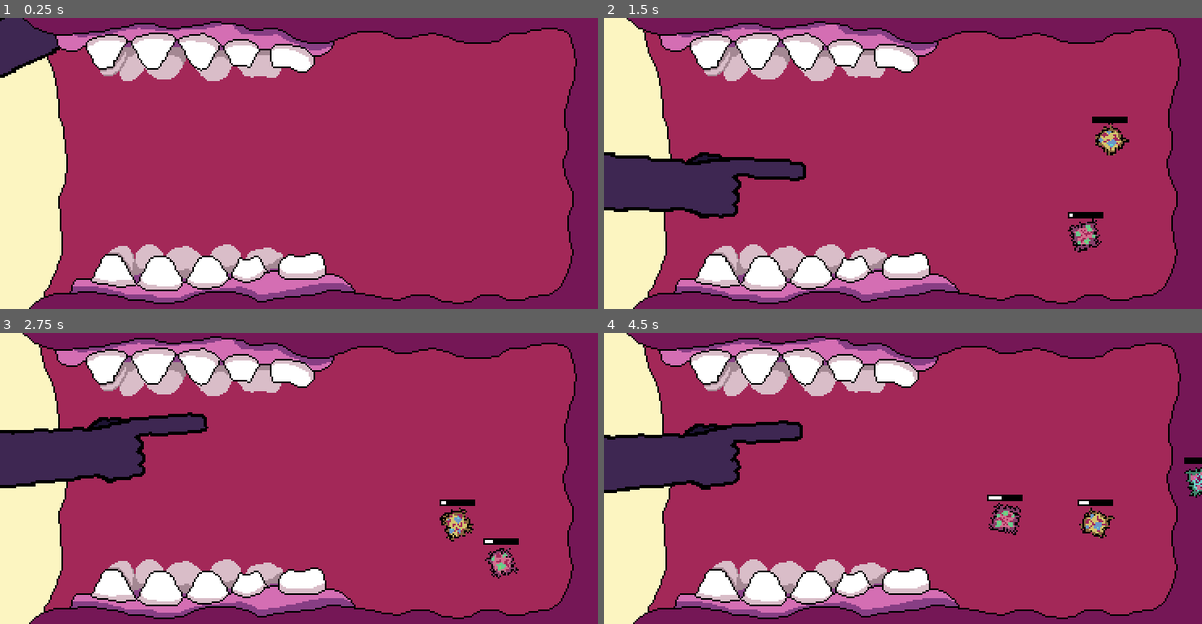
Above: before the commit, frames 1-4 (two rows, left to right).
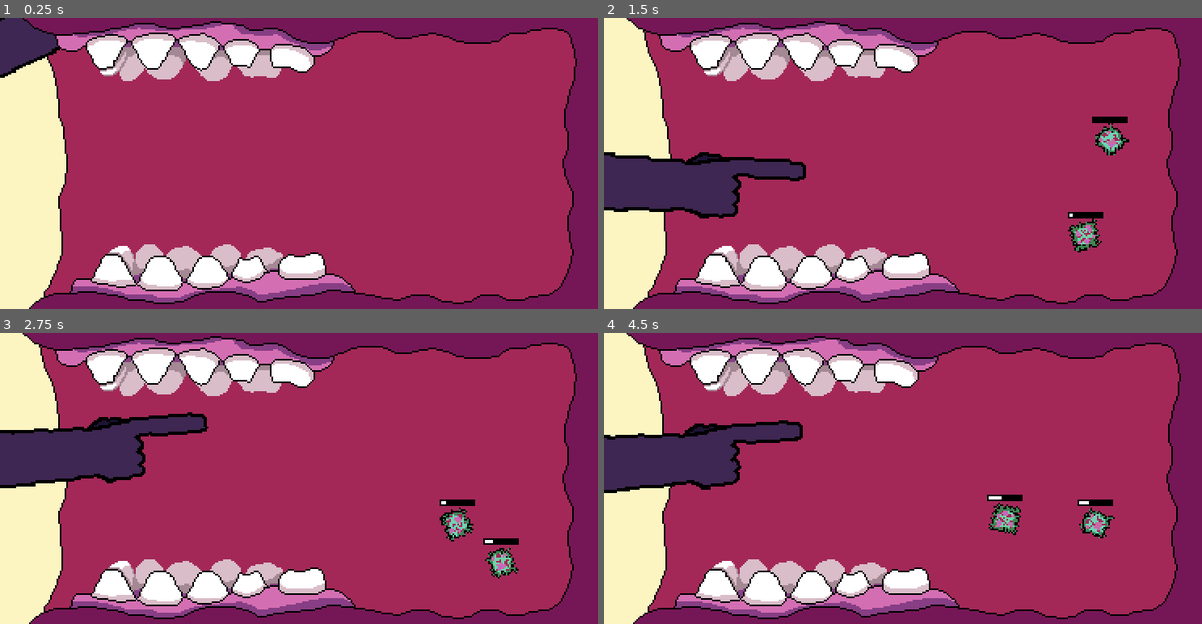
Above: after the commit, the same moments.

Repository: mOtHNOg/Godot-Wild-Jam--35
Game: Godot game, scene res://scenes/Mouth.tscn
Two runs of this game, one before a commit and one after it. Both use one fixed random seed, a clock stepped at 60 frames per second and the inputs below.
Inputs (mouse positions are in pixels of both pictures, inside the frame that each line leads up to):
- Up to frame 1 (0.25 s): no input
- Up to frame 2 (1.5 s): move the mouse to (1034, 148) at 0.52 s; hold W (up) 0.53-1.28 s; hold Right (right) from 0.53 s (still down); click (1034, 148) at 0.6 s; move the mouse to (783, 178) at 1.27 s; tap W (up) at 1.35 s
- Up to frame 3 (2.75 s): tap W (up) at 1.52, 1.82 s; click (179, 493) at 1.55 s; move the mouse to (358, 414) at 2.02 s; release Right (right) at 2.03 s; hold A (left) from 2.03 s (still down); hold W (up) from 2.03 s (still down); click (358, 414) at 2.1 s
- Up to frame 4 (4.5 s): move the mouse to (873, 536) at 2.77 s; release A (left) at 2.78 s; release W (up) at 2.78 s; hold Right (right) 2.78-4.28 s; click (873, 536) at 2.85 s; tap W (up) at 3.02, 3.32 s; move the mouse to (1082, 522) at 3.52 s; hold W (up) 3.53-4.28 s; move the mouse to (723, 434) at 4.27 s; hold A (left) from 4.28 s (still down); click (723, 434) at 4.35 s

The runs differ from the first frame. In frame 1, less than 0.1% of the frame differs, in the area x 16-26%, y 17-82%; in frame 2, 0.5%; in frame 3, 0.5%; in frame 4, 0.8%, in the area x 16-100%, y 17-82%.

Commit message:
shielded bacteria

Diff:
--- a/project.godot
+++ b/project.godot
@@ -107,3 +107,4 @@
 vram_compression/import_etc=true
 vram_compression/import_etc2=false
 environment/default_environment="res://default_env.tres"
+quality/dynamic_fonts/use_oversampling=false
--- a/scenes/Arm.tscn
+++ b/scenes/Arm.tscn
@@ -1,17 +1,26 @@
-[gd_scene load_steps=4 format=2]
+[gd_scene load_steps=5 format=2]
 
 [ext_resource path="res://scripts/Arm.gd" type="Script" id=1]
 [ext_resource path="res://assets/art/probably living objects/arm.png" type="Texture" id=2]
+[ext_resource path="res://assets/sound/sfx/poke.wav" type="AudioStream" id=3]
 
 [sub_resource type="RectangleShape2D" id=1]
 extents = Vector2( 22, 6 )
 
-[node name="Arm" type="Node2D"]
+[node name="Arm" type="Node2D" groups=[
+"has_disabled_property",
+]]
 position = Vector2( -176, 84 )
 script = ExtResource( 1 )
 
+[node name="ArmSprite" type="Sprite" parent="."]
+modulate = Color( 0.243137, 0.152941, 0.321569, 1 )
+position = Vector2( 42, 8 )
+texture = ExtResource( 2 )
+
 [node name="Finger" type="Area2D" parent="."]
 position = Vector2( 292, -4 )
+collision_mask = 2
 
 [node name="CollisionShape2D" type="CollisionShape2D" parent="Finger"]
 position = Vector2( -14, 0 )
@@ -19,10 +28,10 @@
 
 [node name="Tween" type="Tween" parent="."]
 
-[node name="ArmSprite" type="Sprite" parent="."]
-modulate = Color( 0.243137, 0.152941, 0.321569, 1 )
-position = Vector2( 42, 8 )
-texture = ExtResource( 2 )
+[node name="SFX" type="Node" parent="."]
+
+[node name="Poke" type="AudioStreamPlayer" parent="SFX"]
+stream = ExtResource( 3 )
 
 [connection signal="area_entered" from="Finger" to="." method="_on_Finger_area_entered"]
 [connection signal="tween_completed" from="Tween" to="." method="_on_Tween_tween_completed"]
--- a/scenes/Bacteria.tscn
+++ b/scenes/Bacteria.tscn
@@ -1,9 +1,22 @@
-[gd_scene load_steps=11 format=2]
+[gd_scene load_steps=26 format=2]
 
 [ext_resource path="res://scripts/Bacteria.gd" type="Script" id=1]
 [ext_resource path="res://assets/art/probably living objects/bacteria/bacteria0000.png" type="Texture" id=2]
 [ext_resource path="res://assets/art/probably living objects/bacteria/bacteria0002.png" type="Texture" id=3]
 [ext_resource path="res://assets/art/probably living objects/bacteria/bacteria0001.png" type="Texture" id=4]
+[ext_resource path="res://assets/art/probably living objects/bacteria/death0003.png" type="Texture" id=5]
+[ext_resource path="res://assets/art/probably living objects/bacteria/death0000.png" type="Texture" id=6]
+[ext_resource path="res://assets/art/probably living objects/bacteria/death0001.png" type="Texture" id=7]
+[ext_resource path="res://assets/art/probably living objects/bacteria/death0002.png" type="Texture" id=8]
+[ext_resource path="res://assets/art/probably living objects/bacteria/death0004.png" type="Texture" id=9]
+[ext_resource path="res://assets/art/probably living objects/bacteria/death0005.png" type="Texture" id=10]
+[ext_resource path="res://assets/art/probably living objects/bacteria/death0006.png" type="Texture" id=11]
+[ext_resource path="res://assets/sound/sfx/bacteria die.wav" type="AudioStream" id=12]
+[ext_resource path="res://assets/art/probably living objects/bacteria/bacteria shield/shield0003.png" type="Texture" id=13]
+[ext_resource path="res://assets/sound/sfx/shield destroy.wav" type="AudioStream" id=14]
+[ext_resource path="res://assets/art/probably living objects/bacteria/bacteria shield/shield0001.png" type="Texture" id=18]
+[ext_resource path="res://assets/art/probably living objects/bacteria/bacteria shield/shield0000.png" type="Texture" id=19]
+[ext_resource path="res://assets/art/probably living objects/bacteria/bacteria shield/shield0002.png" type="Texture" id=20]
 
 [sub_resource type="Shader" id=5]
 code = "shader_type canvas_item;
@@ -52,11 +65,32 @@
 
 [sub_resource type="SpriteFrames" id=4]
 animations = [ {
+"frames": [ ExtResource( 6 ), ExtResource( 7 ), ExtResource( 8 ), ExtResource( 5 ), ExtResource( 9 ), ExtResource( 10 ), ExtResource( 11 ) ],
+"loop": true,
+"name": "death",
+"speed": 10.0
+}, {
 "frames": [ ExtResource( 2 ), ExtResource( 4 ), ExtResource( 3 ) ],
 "loop": true,
 "name": "default",
 "speed": 3.0
 } ]
+
+[sub_resource type="SpriteFrames" id=7]
+animations = [ {
+"frames": [ ExtResource( 19 ), ExtResource( 18 ), ExtResource( 20 ), ExtResource( 13 ) ],
+"loop": true,
+"name": "die",
+"speed": 15.0
+}, {
+"frames": [ ExtResource( 19 ) ],
+"loop": true,
+"name": "default",
+"speed": 1.0
+} ]
+
+[sub_resource type="CircleShape2D" id=8]
+radius = 13.5
 
 [sub_resource type="RectangleShape2D" id=1]
 extents = Vector2( 6, 6 )
@@ -68,16 +102,26 @@
 bg_color = Color( 0, 0, 0, 1 )
 
 [node name="Bacteria" type="Area2D"]
+collision_layer = 2
 script = ExtResource( 1 )
 
-[node name="AnimatedSprite" type="AnimatedSprite" parent="."]
+[node name="BacteriaSprite" type="AnimatedSprite" parent="."]
 material = SubResource( 6 )
 frames = SubResource( 4 )
 frame = 1
 playing = true
 
+[node name="Shield" type="Area2D" parent="."]
+collision_layer = 2
+
+[node name="ShieldSprite" type="AnimatedSprite" parent="Shield"]
+frames = SubResource( 7 )
+playing = true
+
+[node name="CollisionShape2D" type="CollisionShape2D" parent="Shield"]
+shape = SubResource( 8 )
+
 [node name="CollisionShape2D" type="CollisionShape2D" parent="."]
-visible = false
 shape = SubResource( 1 )
 
 [node name="Timers" type="Node" parent="."]
@@ -94,7 +138,9 @@
 [node name="MoveDelayTimer" type="Timer" parent="Timers"]
 one_shot = true
 
-[node name="ProgressBarBackground" type="ColorRect" parent="."]
+[node name="ExplodeProgressBar" type="Node2D" parent="."]
+
+[node name="Background" type="ColorRect" parent="ExplodeProgressBar"]
 margin_left = -11.0
 margin_top = -15.0
 margin_right = 11.0
@@ -104,7 +150,7 @@
 "_edit_use_anchors_": false
 }
 
-[node name="ExplodeProgressBar" type="ProgressBar" parent="."]
+[node name="ProgressBar" type="ProgressBar" parent="ExplodeProgressBar"]
 margin_left = -10.0
 margin_top = -14.0
 margin_right = 10.0
@@ -117,6 +163,15 @@
 "_edit_use_anchors_": false
 }
 
+[node name="SFX" type="Node" parent="."]
+
+[node name="Die" type="AudioStreamPlayer" parent="SFX"]
+stream = ExtResource( 12 )
+
+[node name="ShieldDestroy" type="AudioStreamPlayer" parent="SFX"]
+stream = ExtResource( 14 )
+
+[connection signal="area_entered" from="Shield" to="." method="_on_Shield_area_entered"]
 [connection signal="timeout" from="Timers/ExplodeStartDelay" to="." method="_on_ExplodeStartDelay_timeout"]
 [connection signal="timeout" from="Timers/ExplodeTimer" to="." method="_on_ExplodeTimer_timeout"]
 [connection signal="timeout" from="Timers/MoveDelayTimer" to="." method="_on_MoveDelayTimer_timeout"]
--- a/scenes/Mouth.tscn
+++ b/scenes/Mouth.tscn
@@ -12,6 +12,7 @@
 
 [node name="mouth" type="Sprite" parent="."]
 position = Vector2( 180, 90 )
+z_index = -1
 texture = ExtResource( 4 )
 
 [node name="BacteriaParent" type="Node" parent="."]
@@ -20,11 +21,12 @@
 position = Vector2( 416, 90 )
 min_spawn_time = 2
 max_spawn_time = 6
+auto_start = true
 bacteria_move_area_boundaries = [ Vector2( 176, 40 ), Vector2( 336, 160 ) ]
-auto_start = true
 
 [node name="Arm" parent="." instance=ExtResource( 2 )]
 
 [node name="MouthForeground" type="Sprite" parent="."]
 position = Vector2( 180, 90 )
+z_index = 1
 texture = ExtResource( 3 )
--- a/scenes/WallObject.tscn
+++ b/scenes/WallObject.tscn
@@ -2,7 +2,9 @@
 
 [ext_resource path="res://scripts/WallObject.gd" type="Script" id=1]
 
-[node name="WallObject" type="KinematicBody2D"]
+[node name="WallObject" type="KinematicBody2D" groups=[
+"has_disabled_property",
+]]
 input_pickable = true
 collision_mask = 2
 script = ExtResource( 1 )
--- a/scripts/Arm.gd
+++ b/scripts/Arm.gd
@@ -3,6 +3,10 @@
 # node references
 onready var tween = $Tween
 onready var finger = $Finger
+onready var sfx_poke = $SFX/Poke
+
+var disabled: bool = false
+var has_toothbrush: bool = false
 
 const rotation_speed = 10
 const arm_extend_time = 0.2
@@ -22,38 +26,41 @@
 signal collided_with_bacteria
 
 func _physics_process(delta):
+	if disabled == false:
+		mouse_pos = get_global_mouse_position()
+		angle_to_mouse_pos = (mouse_pos - rest_pos).angle()
+		direction_to_mouse_pos = rest_pos.direction_to(mouse_pos)
 
-	mouse_pos = get_global_mouse_position()
-	angle_to_mouse_pos = (mouse_pos - rest_pos).angle()
-	direction_to_mouse_pos = rest_pos.direction_to(mouse_pos)
+		# points towards mouse pos smoothly
+		global_rotation = lerp_angle(global_rotation, angle_to_mouse_pos, rotation_speed * delta)
 
-	# points towards mouse pos smoothly
-	global_rotation = lerp_angle(global_rotation, angle_to_mouse_pos, rotation_speed * delta)
+		# only lets you poke if your mouse is to the right of the finger (because it makes sense)
+		if Input.is_action_just_pressed("left_click") and mouse_pos.x > finger.global_position.x:
 
-	# only lets you poke if your mouse is to the right of the finger (because it makes sense)
-	if Input.is_action_just_pressed("left_click") and mouse_pos.x > finger.global_position.x:
+			# only lets you poke if you are retracted enough
+			if position.distance_to(rest_pos) < retracted_distance_to_rest_pos:
+				poke()
 
-		# only lets you poke if you are retracted enough
-		if position.distance_to(rest_pos) < retracted_distance_to_rest_pos:
-			poke()
+			# if you click while not retracted you will buffer a poke for once you are retracted
+			else:
+				poke_buffer_time_left = poke_buffer_time
 
-		# if you click while not retracted you will buffer a poke for once you are retracted
-		else:
-			poke_buffer_time_left = poke_buffer_time
+		if poke_buffer_time_left > 0:
+			poke_buffer_time_left -= 1
 
-	if poke_buffer_time_left > 0:
-		poke_buffer_time_left -= 1
+			if position.distance_to(rest_pos) < retracted_distance_to_rest_pos:
+				print(poke_buffer_time_left)
+				poke_buffer_time_left = 0
+				poke()
 
-		if position.distance_to(rest_pos) < retracted_distance_to_rest_pos:
-			print(poke_buffer_time_left)
-			poke_buffer_time_left = 0
-			poke()
-
-	if extending == false:
-		position = lerp(position, rest_pos, arm_retract_speed * delta)
+		if extending == false:
+			position = lerp(position, rest_pos, arm_retract_speed * delta)
 
 func poke() -> void:
 	extending = true
+
+	sfx_poke.pitch_scale = rand_range(0.833, 1.167)
+	sfx_poke.play()
 
 	var extended_position: Vector2 = rest_pos + direction_to_mouse_pos * ( finger.global_position.distance_to(mouse_pos) + additional_extend_distance )
 	tween.remove_all()
@@ -70,9 +77,8 @@
 	extending = false
 
 func _on_Finger_area_entered(area):
-	if area is Bacteria:
-		if extending == true:
-			stop_poke()
+	if extending == true:
+		stop_poke()
 
-			connect("collided_with_bacteria", area, "_on_finger_collision")
-			emit_signal("collided_with_bacteria")
+		connect("collided_with_bacteria", area, "_on_finger_collision")
+		emit_signal("collided_with_bacteria", has_toothbrush)
--- a/scripts/Bacteria.gd
+++ b/scripts/Bacteria.gd
@@ -5,8 +5,15 @@
 onready var explode_timer_delay = $Timers/ExplodeStartDelay
 onready var explode_timer = $Timers/ExplodeTimer
 onready var move_delay_timer = $Timers/MoveDelayTimer
-onready var explode_progress_bar = $ExplodeProgressBar
-onready var sprite = $AnimatedSprite
+onready var explode_progress_bar_parent = $ExplodeProgressBar
+onready var explode_progress_bar = $ExplodeProgressBar/ProgressBar
+onready var progress_bar_background = $ExplodeProgressBar/Background
+onready var sprite = $BacteriaSprite
+onready var collision = $CollisionShape2D
+onready var shield = $Shield
+onready var shield_sprite = $Shield/ShieldSprite
+onready var sfx_die = $SFX/Die
+onready var sfx_shield_destroy = $SFX/ShieldDestroy
 
 # bacteria will move to random positions within these vectors
 var move_area_boundaries = [Vector2(), Vector2()]
@@ -15,10 +22,12 @@
 var shielded: bool = false
 var explosive: bool = false
 
+const shielded_progress_bar_offset = Vector2(0, -5)
+
 # movement variables
 const min_speed = 90
 const max_speed = 180
-var random_speed = rand_range(min_speed, max_speed)
+onready var random_speed = rand_range(min_speed, max_speed)
 
 var move_pos: Vector2
 var movement_direction: Vector2
@@ -31,9 +40,9 @@
 
 # visual stuff
 onready var unique_sprite_material = sprite.material.duplicate()
-var sprite_rotation_speed = random_speed * 2
+onready var sprite_rotation_speed = random_speed * 2
 var possible_rotation_directions = [-1, 1]
-var random_rotation_direction = possible_rotation_directions[int(rand_range(0, possible_rotation_directions.size()))]
+onready var random_rotation_direction = possible_rotation_directions[int(rand_range(0, possible_rotation_directions.size()))]
 
 signal exploded
 
@@ -43,9 +52,28 @@
 
 	explode_timer.wait_time = int(rand_range(min_explode_time, max_explode_time))
 
+	# set random sprite startign rotation (so there's more variety)
 	sprite.rotation_degrees = rand_range(0, 360)
-	sprite.material = unique_sprite_material
-	sprite.material.set_shader_param("Shift_Hue", rand_range(0, 255))
+
+	if shielded == true:
+		shield_sprite.show()
+
+		# disable collision for bacteria so it will only hit shield collision
+		collision.set_deferred("disabled", true)
+		explode_progress_bar_parent.position += shielded_progress_bar_offset
+
+	else:
+		shield.queue_free()
+
+	# if explosive it is all black
+	if explosive == true:
+		sprite.modulate = Color(0, 0, 0, 1)
+
+	# if not explosive gives sprite a random hue
+	else:
+		var random_hue = randf()
+		sprite.material = unique_sprite_material
+		sprite.material.set_shader_param("Shift_Hue", random_hue)
 
 	set_movement_to_random_pos()
 
@@ -86,8 +114,30 @@
 func explode() -> void:
 	Global.screen_flash(Global.mouth, 0.167, Color(1, 1, 1, 0.75))
 	emit_signal("exploded")
+	queue_free()
 
 func die() -> void:
+
+	# hide hud
+	progress_bar_background.hide()
+	explode_progress_bar.hide()
+
+	# stop stuff that will get in the way
+	explode_timer.stop()
+	collision.set_deferred("disabled", true)
+
+	# play sound at random pitch
+	sfx_die.pitch_scale = rand_range(0.833, 1.167)
+	sfx_die.stop()
+	sfx_die.play()
+
+	# set animation and stop it from moving and spinning
+	sprite.animation = "death"
+	random_speed = 0
+	sprite_rotation_speed = 0
+	sprite.rotation_degrees = 0
+
+	yield(sprite, "animation_finished")
 	queue_free()
 
 func _on_ExplodeStartDelay_timeout() -> void:
@@ -95,16 +145,30 @@
 
 func _on_ExplodeTimer_timeout() -> void:
 	explode()
-	queue_free()
 
 func _on_MoveDelayTimer_timeout() -> void:
 	set_movement_to_random_pos()
 
-func _on_finger_collision() -> void:
-	if explosive == true:
-		explode()
-		die()
-	elif shielded == false:
-		die()
+func _on_finger_collision(poked_with_toothbrush: bool) -> void:
+	if poked_with_toothbrush == true:
+		pass
 	else:
-		shielded = false
+		if explosive == true:
+			explode()
+		else:
+			die()
+
+func _on_Shield_area_entered(area):
+	var arm: Node2D = area.get_parent()
+	if arm.extending == true:
+		# re enable bacteria collision
+		collision.set_deferred("disabled", false)
+
+		#	sfx_shield_destroy.pitch_scale = rand_range(0.833, 1.167)
+		sfx_shield_destroy.play()
+
+		shield_sprite.animation = "die"
+		yield(shield_sprite, "animation_finished")
+		shield.queue_free()
+
+		explode_progress_bar_parent.position -= shielded_progress_bar_offset
--- a/scripts/BacteriaSpawner.gd
+++ b/scripts/BacteriaSpawner.gd
@@ -6,10 +6,20 @@
 
 const Bacteria = preload("res://scenes/Bacteria.tscn")
 
+var spawn_data: Dictionary = {
+	"min_spawn_time" : 2,
+	"max_spawn_time" : 3,
+	"shielded_chance" : 0,
+	"armored_chance" : 0
+}
+
+var phase_2_data: Dictionary
+
 export var min_spawn_time: int
 export var max_spawn_time: int
+
+export var auto_start: bool = false
 export var bacteria_move_area_boundaries = [Vector2(), Vector2()]
-export var auto_start: bool = false
 
 func _ready():
 	if auto_start == true:
@@ -18,7 +28,7 @@
 func start() -> void:
 	spawn_bacteria()
 
-	# int() makes it so bacteria only spawn precisely on a second
+	# bacteria only spawn precisely on a second
 	spawn_timer.wait_time = int(rand_range(min_spawn_time, max_spawn_time))
 	spawn_timer.start()
 
--- a/scripts/Global.gd
+++ b/scripts/Global.gd
@@ -8,11 +8,12 @@
 var wall: Node2D
 
 # control
-onready var current_view: Node = get_node("/root/SceneManager/Active/Mouth")
+onready var current_view: Node = get_node("/root/SceneManager/Mouth")
 var picked_up_wall_object: WallObject = null
 
 # options
 var flash_effects: bool = true
+
 
 # built in functions
 func _ready():
Binary file changed: assets/art/backgrounds/mouth background.png
Binary file added: assets/art/probably living objects/bacteria/bacteria shield/shield0000.png
Not shown, added: assets/art/probably living objects/bacteria/bacteria shield/shield0000.png.import
Binary file added: assets/art/probably living objects/bacteria/bacteria shield/shield0001.png
Not shown, added: assets/art/probably living objects/bacteria/bacteria shield/shield0001.png.import
Binary file added: assets/art/probably living objects/bacteria/bacteria shield/shield0002.png
Not shown, added: assets/art/probably living objects/bacteria/bacteria shield/shield0002.png.import
Binary file added: assets/art/probably living objects/bacteria/bacteria shield/shield0003.png
Not shown, added: assets/art/probably living objects/bacteria/bacteria shield/shield0003.png.import
Binary file added: assets/art/probably living objects/bacteria/bacteria shield/shield0004.png
Not shown, added: assets/art/probably living objects/bacteria/bacteria shield/shield0004.png.import
Binary file added: assets/art/probably living objects/bacteria/death0000.png
(and 28 more such lines)
